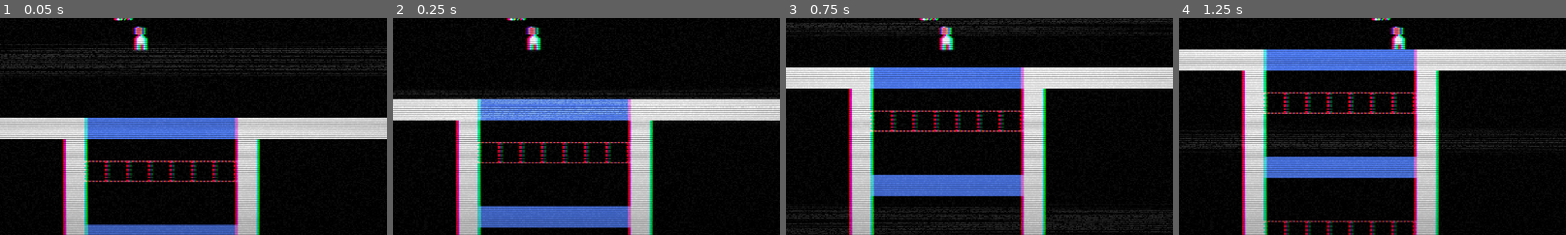
Above: before the commit, frames 1-4 (left to right).
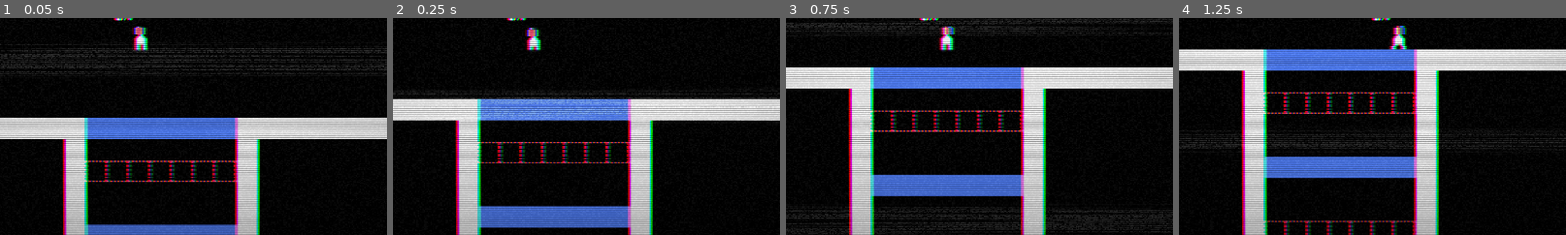
Above: after the commit, the same moments.

Repository: dancroker/Hue-Protocol
Game: Godot game, scene res://scene/main.tscn
The game is run twice, just before and just after one commit, with the same random seed, the same clock (stepped at 60 frames per second) and the same inputs.
Inputs:
- Up to frame 1 (0.05 s): no input
- Up to frame 2 (0.25 s): no input
- Up to frame 3 (0.75 s): tap Enter (ui_accept) at 0.5 s; hold Right (ui_right) from 0.53 s (still down); hold Enter (ui_accept) from 0.53 s (still down)
- Up to frame 4 (1.25 s): keep holding Right (ui_right); keep holding Enter (ui_accept)
The pictures show only the part of the screen within x 26-76%, y 45-95%; the shares and areas given below are measured in that part.

Frame 1 is identical in both runs. In frame 2, 0.2% of the frame differs, in the area x 34-39%, y 3-14%; in frame 3, 0.2%; in frame 4, 0.3%, in the area x 54-60%, y 3-15%.

Commit message:
player animations

Diff:
--- a/scripts/player.gd
+++ b/scripts/player.gd
@@ -12,43 +12,36 @@
 var text
 
 @onready var label: Label = $Label
-@onready var jump_sfx: AudioStreamPlayer = $JumpSfx
-@onready var jump_charge_sfx: AudioStreamPlayer = $JumpChargeSfx
-var jump_charge_sfx_played = false
-
+@onready var _animated_sprite = $AnimatedSprite2D
 
 
 func _physics_process(delta: float) -> void:
-
 	# Add the gravity.
 	if not is_on_floor():
 		velocity += get_gravity() * delta
 	if is_on_floor():
+
 		MAX_NUM_JUMP=1
 	# Handle jump.
 	if Input.is_action_pressed("ui_accept") and MAX_NUM_JUMP > 0:
 		if jump_vairable > -600:
 			jump_vairable -= 10
-
-		if not jump_charge_sfx.playing and not jump_charge_sfx_played:
-			jump_charge_sfx.play()
-			jump_charge_sfx_played = true
-
+			#_animated_sprite.play("charging")
 	if Input.is_action_just_released("ui_accept") and is_on_floor():
 		MAX_NUM_JUMP -=1
 		velocity.y = jump_vairable
 		jump_vairable = -200
-
-		jump_sfx.pitch_scale = randf_range(0.9,1.1)
-		jump_sfx.play()
-		jump_charge_sfx_played = false
-		jump_charge_sfx.stop()
-
+		_animated_sprite.play("jump")
 		#velocity.y = JUMP_VELOCITY
 
 	#if is_on_wall() and Input.is_action_just_pressed("ui_accept") and MAX_NUM_JUMP > 0:
 		#MAX_NUM_JUMP -= 1
 		#velocity.y = JUMP_VELOCITY
+	#run anim
+
+
+
+
 
 
 	# Get the input direction and handle the movement/deceleration.
@@ -56,12 +49,16 @@
 	if !Input.is_action_pressed("ui_accept"):
 		var direction := Input.get_axis("ui_left", "ui_right")
 		if direction:
+			_animated_sprite.play("walk")
 			velocity.x = direction * SPEED
+			_animated_sprite.scale.x = direction * -10
 			screen_wrap()
 		else:
+			_animated_sprite.play("charging")
 			velocity.x = move_toward(velocity.x, 0, SPEED)
 	else:
 		velocity.x = 0
+		_animated_sprite.play("idol")
 	player_completion_percentage()
 	var text = player_jump_precentage()
 	text = text.replace(".0","")
